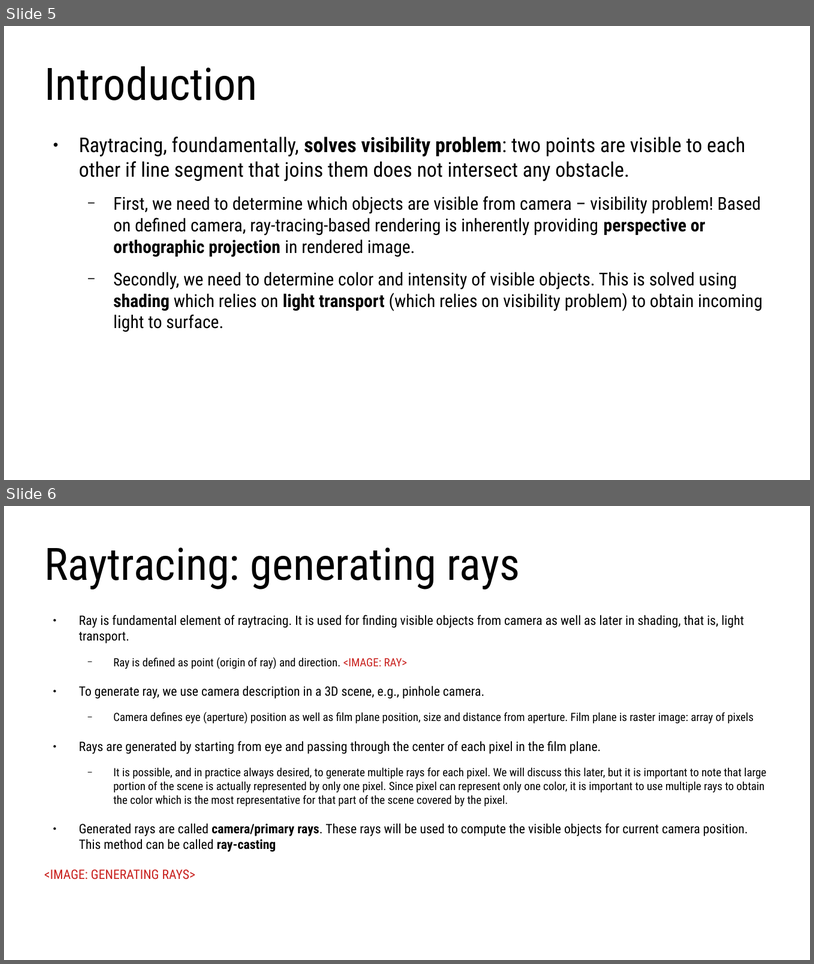
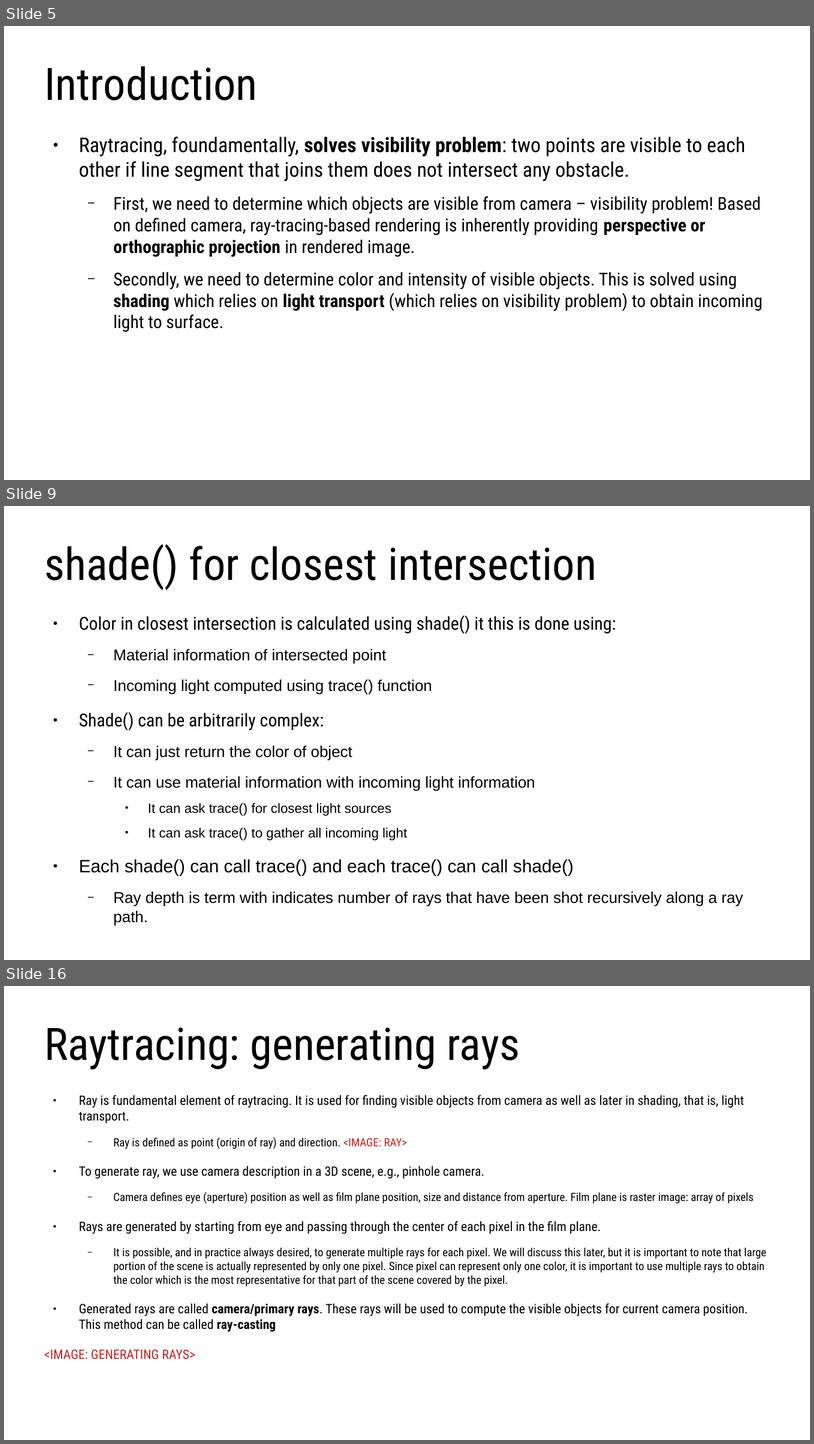
Before and after one commit to lorentzo/IntroductionToComputerGraphics, a slide deck: lectures/4_foundations_rendering/4_2_raytracing.odp. Shown one above the other, each under a label of ours: slides 5 and 6 before the commit, slides 5, 9 and 16 after it; the slides between them are not shown. The pictures are 814x964 and 814x1444 pixels, drawn with LibreOffice and Linux fonts; fonts in the diff are those of the drawing. Boxes give left, top, right and bottom in pixels: in the first picture for what was removed or moved away, otherwise in the second. Text is boxed around its words. In the diff, an @@ line names an element or a change of style, - is before the commit and + after.

```diff
--- a/lectures/4_foundations_rendering/4_2_raytracing.odp
+++ b/lectures/4_foundations_rendering/4_2_raytracing.odp
@@ slide 9 added at bbox=[4, 506, 810, 960], background #FFFFFF @@
@@ title added at bbox=[44, 544, 597, 590], 44 pt, text #000000 @@
+shade() for closest intersection
@@ text added at bbox=[79, 615, 743, 925], 15.4 pt, text #000000 @@
+● Color in closest intersection is calculated using shade() it this is done using:
+  − Material information of intersected point
+  − Incoming light computed using trace() function
+● Shade() can be arbitrarily complex:
+  − It can just return the color of object
+  − It can use material information with incoming light information
+    ● It can ask trace() for closest light sources
+    ● It can ask trace() to gather all incoming light
+● Each shade() can call trace() and each trace() can call shade()
+  − Ray depth is term with indicates number of rays that have been shot recursively along a ray path.
@@ what was slide 6 is now slide 16 @@
```
Also in this commit, not shown: 9 other slides added, 7 other files.
